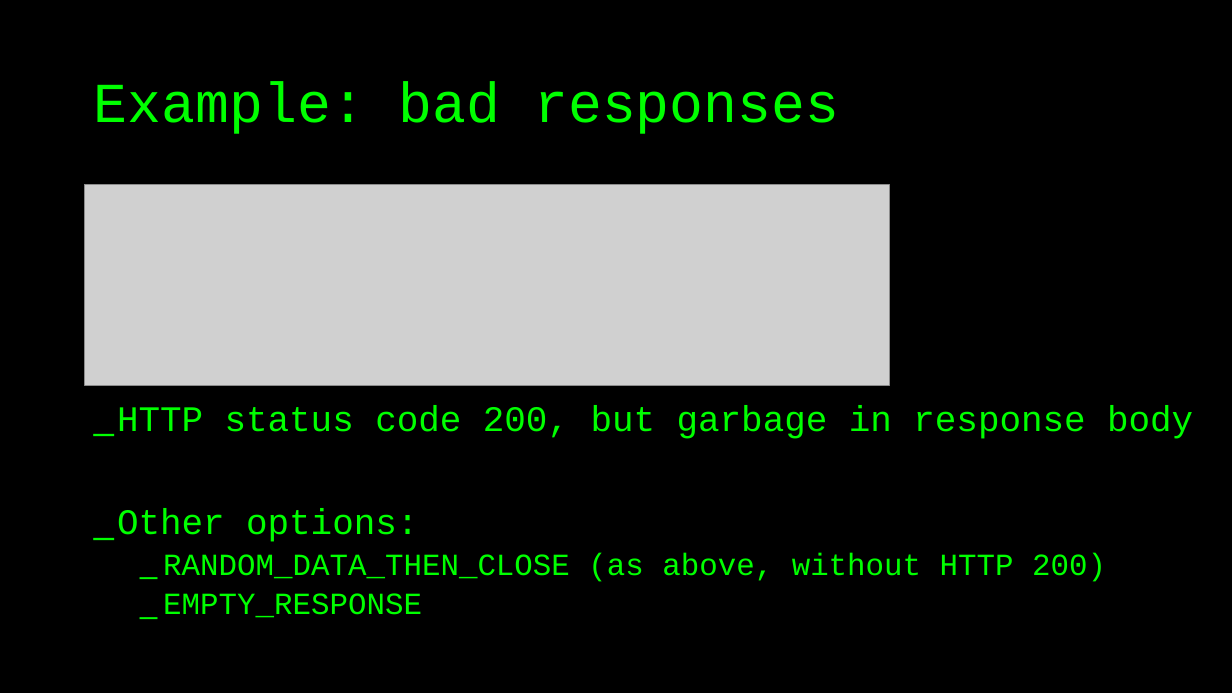
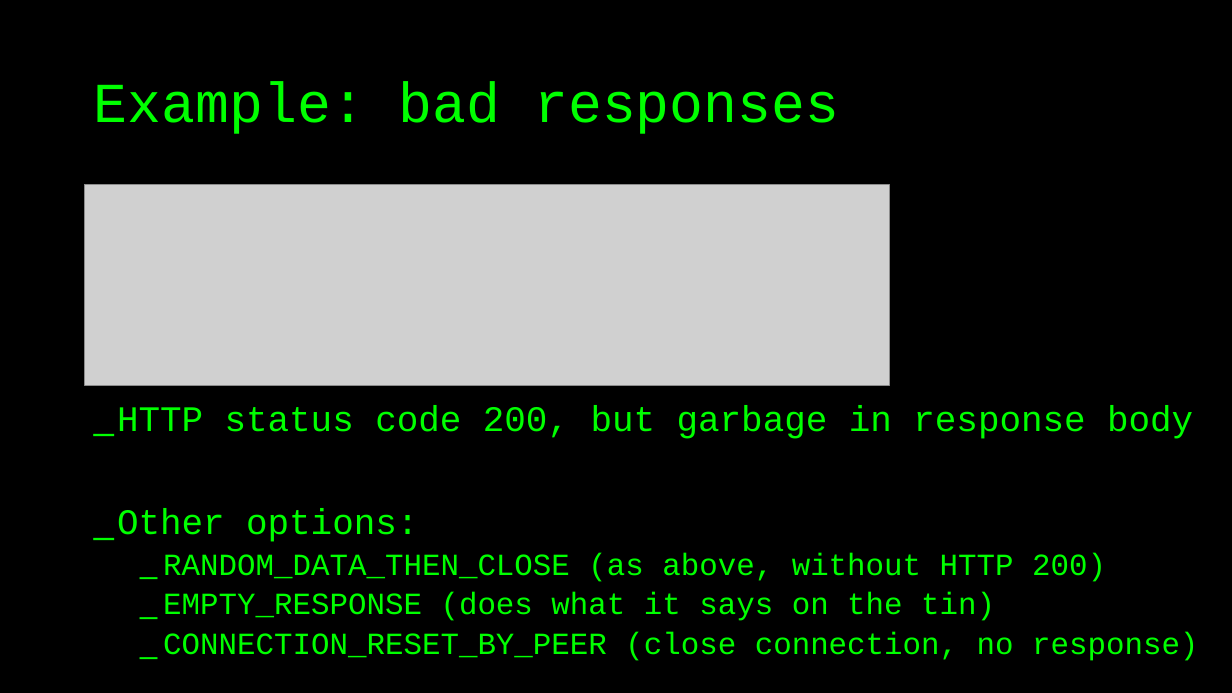
Before and after one commit to basdijkstra/wiremock-workshop, a slide deck: slide 33 of wiremock_workshop.pptx. Drawn at 1232x693 pixels with LibreOffice and Linux fonts; fonts in the diff are those of the drawing; grey boxes stand for pictures. Boxes give left, top, right and bottom in pixels: in the first picture for what was removed or moved away, otherwise in the second. Text is boxed around its words. In the diff, an @@ line names an element or a change of style, - is before the commit and + after.

```diff
--- a/wiremock_workshop.pptx
+++ b/wiremock_workshop.pptx
@@ text at box(163, 592, 1198, 661): text changed @@
-  _ EMPTY_RESPONSE
+  _ EMPTY_RESPONSE (does what it says on the tin)
+  _ CONNECTION_RESET_BY_PEER (close connection, no response)
```
Also in this commit, not shown: 4 other slides changed.
